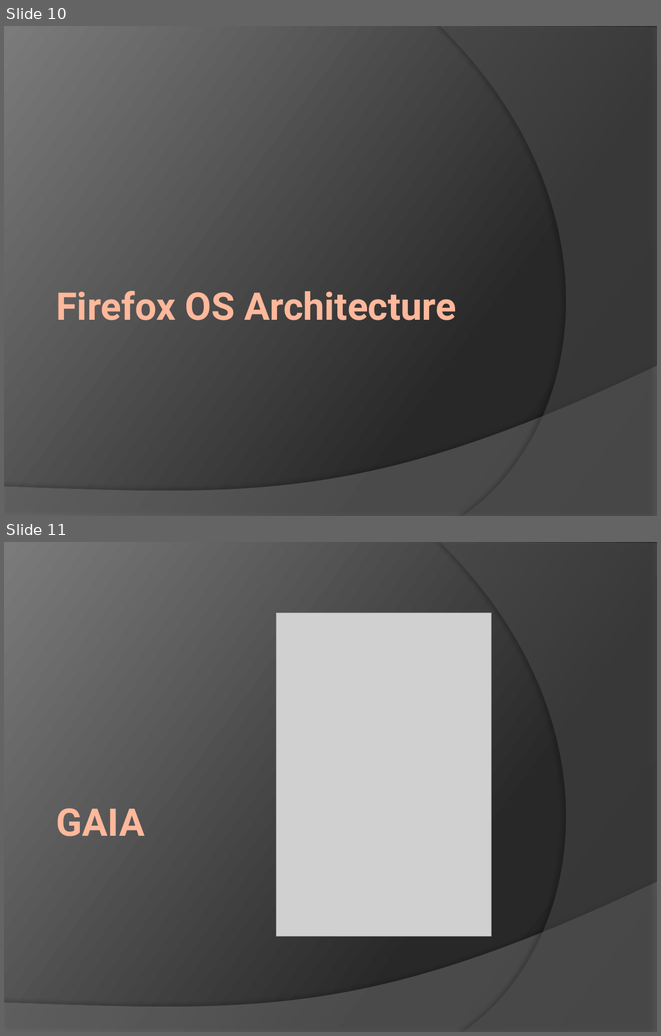
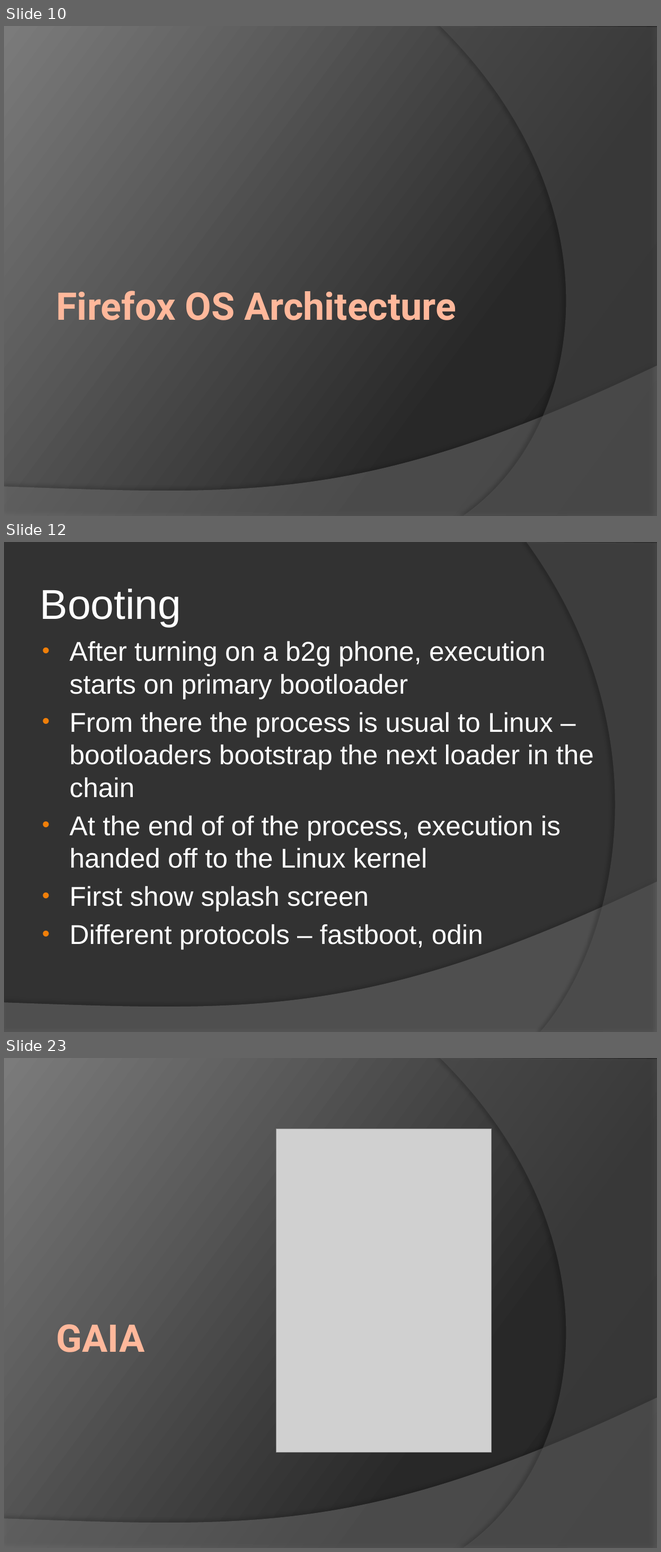
Before and after one commit to ymihaylov/Firefox-OS-Documentation-Project, a slide deck: Firefox OS.pptx. Shown one above the other, each under a label of ours: slides 10 and 11 before the commit, slides 10, 12 and 23 after it; the slides between them are not shown. The pictures are 661x1036 and 661x1552 pixels, drawn with LibreOffice and Linux fonts; fonts in the diff are those of the drawing; grey boxes stand for pictures. Boxes give left, top, right and bottom in pixels: in the first picture for what was removed or moved away, otherwise in the second. Text is boxed around its words. In the diff, an @@ line names an element or a change of style, - is before the commit and + after.

```diff
--- a/Firefox OS.pptx
+++ b/Firefox OS.pptx
@@ slide 12 added at (4,542,657,1032), background #323232; not listed: 1 template element that a slide beside it also shows @@
@@ freeform shape added at (527,542,657,1032), fill #5E5E5E at 40% opacity @@
@@ title added at (40,589,182,627), 46 pt, text #FFFFFF @@
+Booting
@@ text added at (70,641,594,949), 30 pt, text #FFFFFF @@
+• After turning on a b2g phone, execution starts on primary bootloader
+• From there the process is usual to Linux – bootloaders bootstrap the next loader in the chain
+• At the end of of the process, execution is handed off to the Linux kernel
+• First show splash screen
+• Different protocols – fastboot, odin
@@ what was slide 11 is now slide 23 @@
```
Also in this commit, not shown: 11 other slides added.
